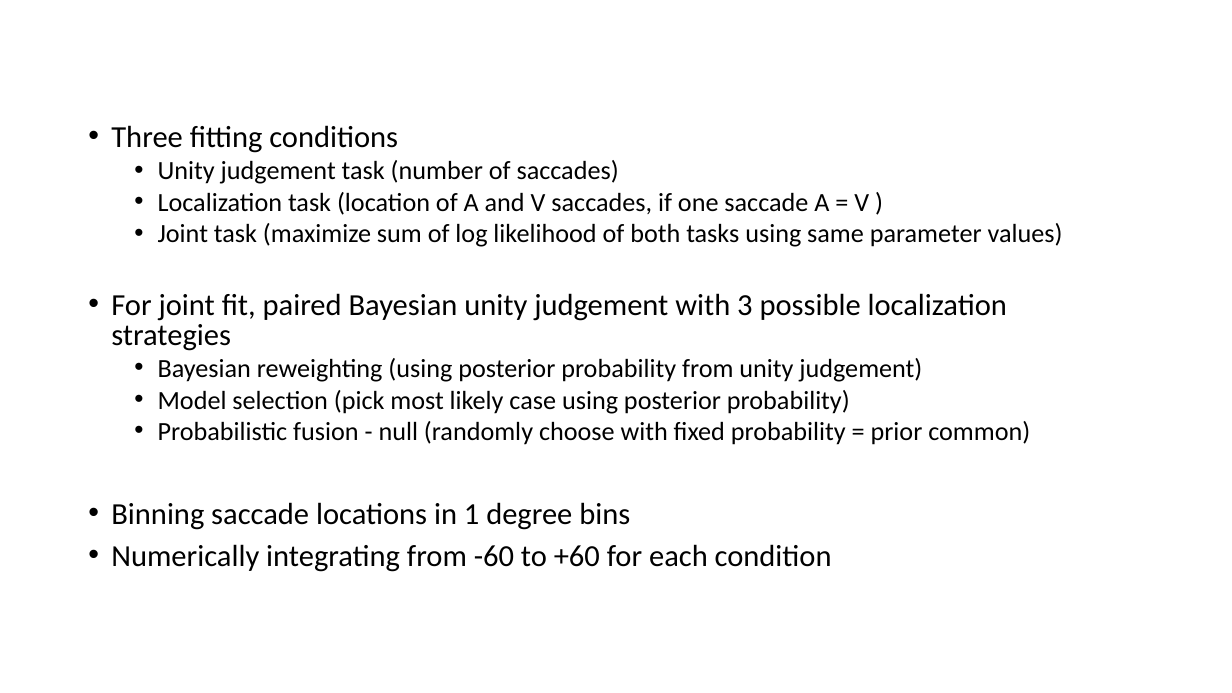
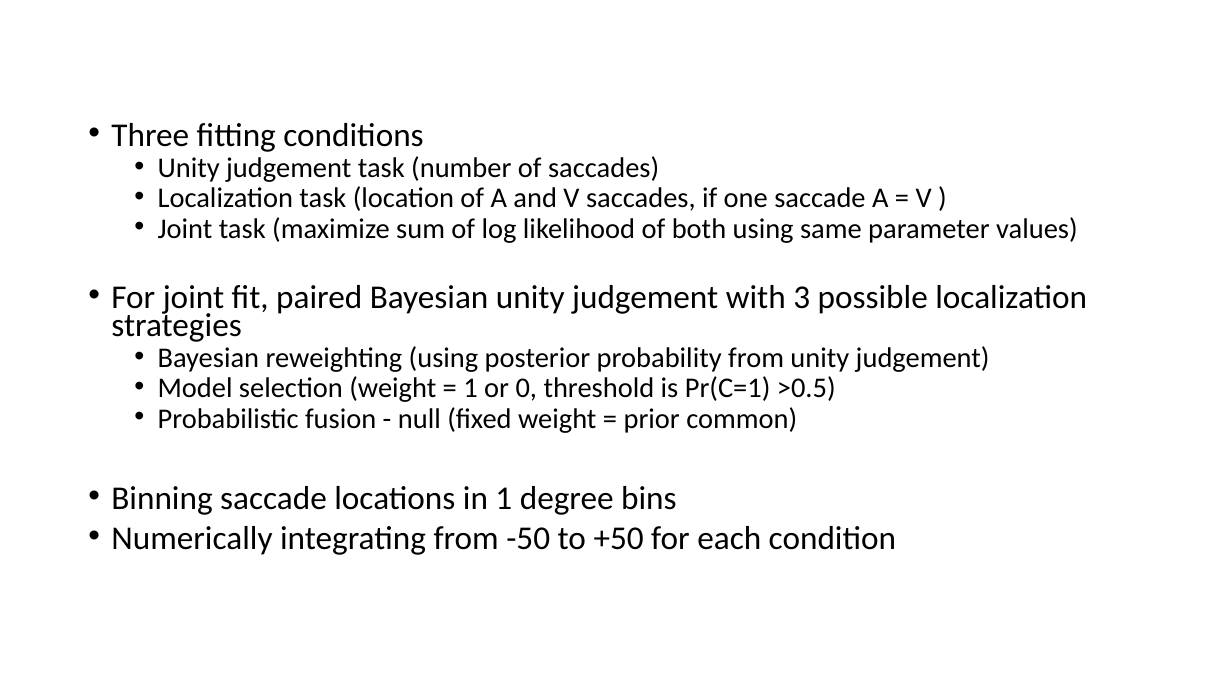
Before and after one commit to jmohl/CI_behavioral, a slide deck: slide 2 of doc/model_summary_4_16_19.pptx. Drawn at 1232x693 pixels with LibreOffice and Linux fonts; fonts in the diff are those of the drawing. Boxes give left, top, right and bottom in pixels: in the first picture for what was removed or moved away, otherwise in the second. Text is boxed around its words. In the diff, an @@ line names an element or a change of style, - is before the commit and + after.

```diff
--- a/doc/model_summary_4_16_19.pptx
+++ b/doc/model_summary_4_16_19.pptx
@@ text at <box>111,123,1087,515</box>: size 23.8 to 25.9 pt in "Three fitting conditions", "For joint fit, paired Bayesian unity judgement ...", "Binning saccade locations in 1 degree bins"; size 20.4 to 22.2 pt in "Unity judgement task (number of saccades)", "Localization task (location of A and V ...", "Bayesian reweighting (using posterior probability from unity ..."; line spacing 0.8 to 0.7 @@
@@ text at <box>158,217,1077,243</box>: text changed; size 20.4 to 22.2 pt @@
-  • Joint task (maximize sum of log likelihood of both tasks using same parameter values)
+  • Joint task (maximize sum of log likelihood of both using same parameter values)
@@ text at <box>158,376,836,433</box>: text changed; size 20.4 to 22.2 pt @@
-  • Model selection (pick most likely case using posterior probability)
-  • Probabilistic fusion - null (randomly choose with fixed probability = prior common)
+  • Model selection (weight = 1 or 0, threshold is Pr(C=1) >0.5)
+  • Probabilistic fusion - null (fixed weight = prior common)
@@ text at <box>111,526,896,555</box>: text changed; size 23.8 to 25.9 pt @@
-• Numerically integrating from -60 to +60 for each condition
+• Numerically integrating from -50 to +50 for each condition
```
Also in this commit, not shown: 3 other slides changed, 10 slides added, 1 slide removed, 4 other files.
